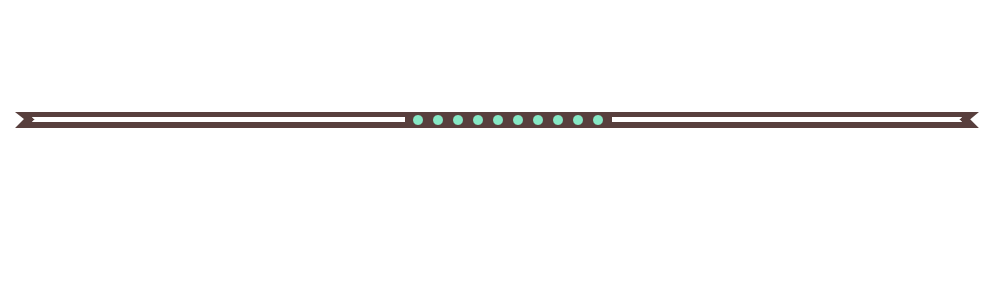
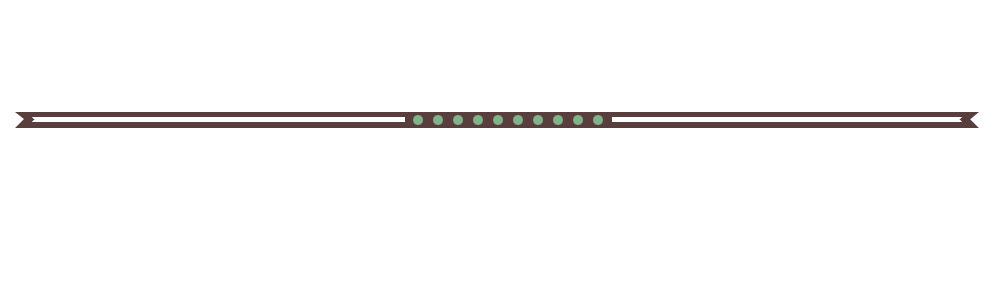
Two versions of the same layered image (1000×300). Layer-by-layer changes:
renamed "Circles copy 5" to "Circles", opacity 100% → 75%, painted on it over [413, 115, 603, 125]
